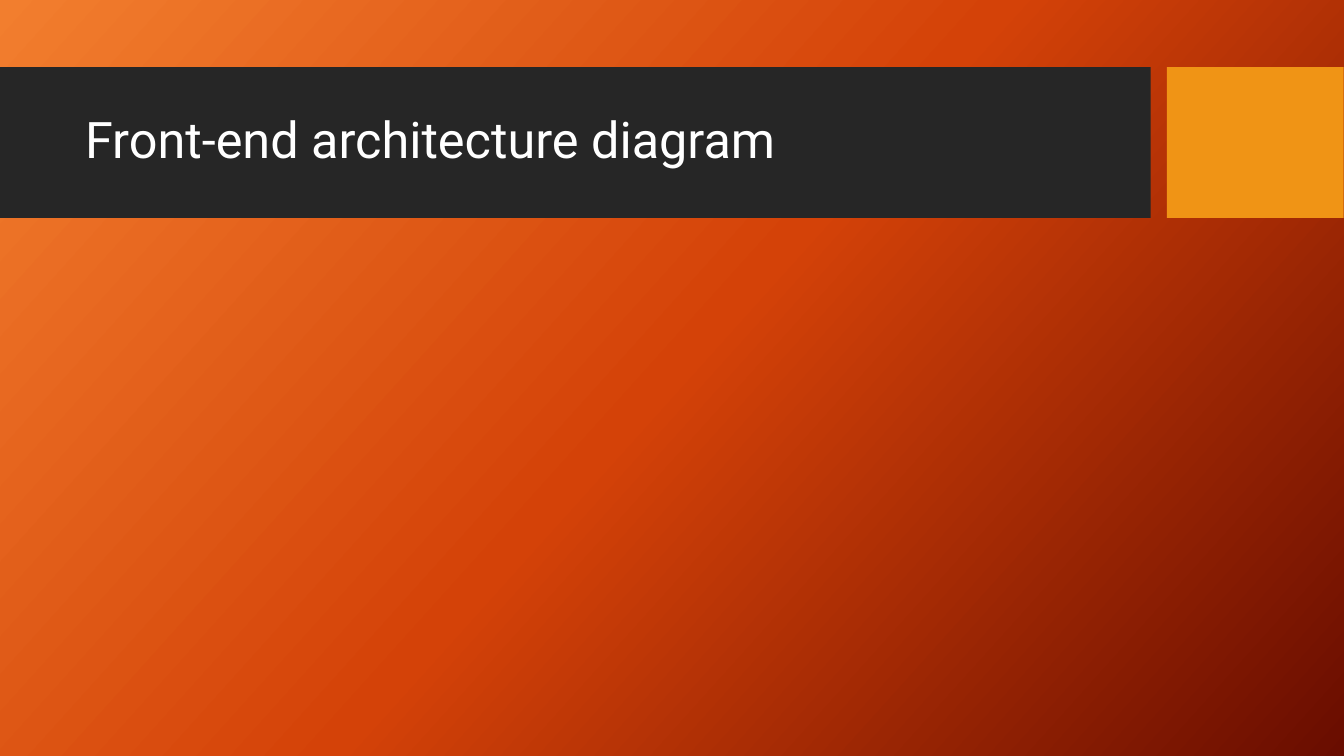
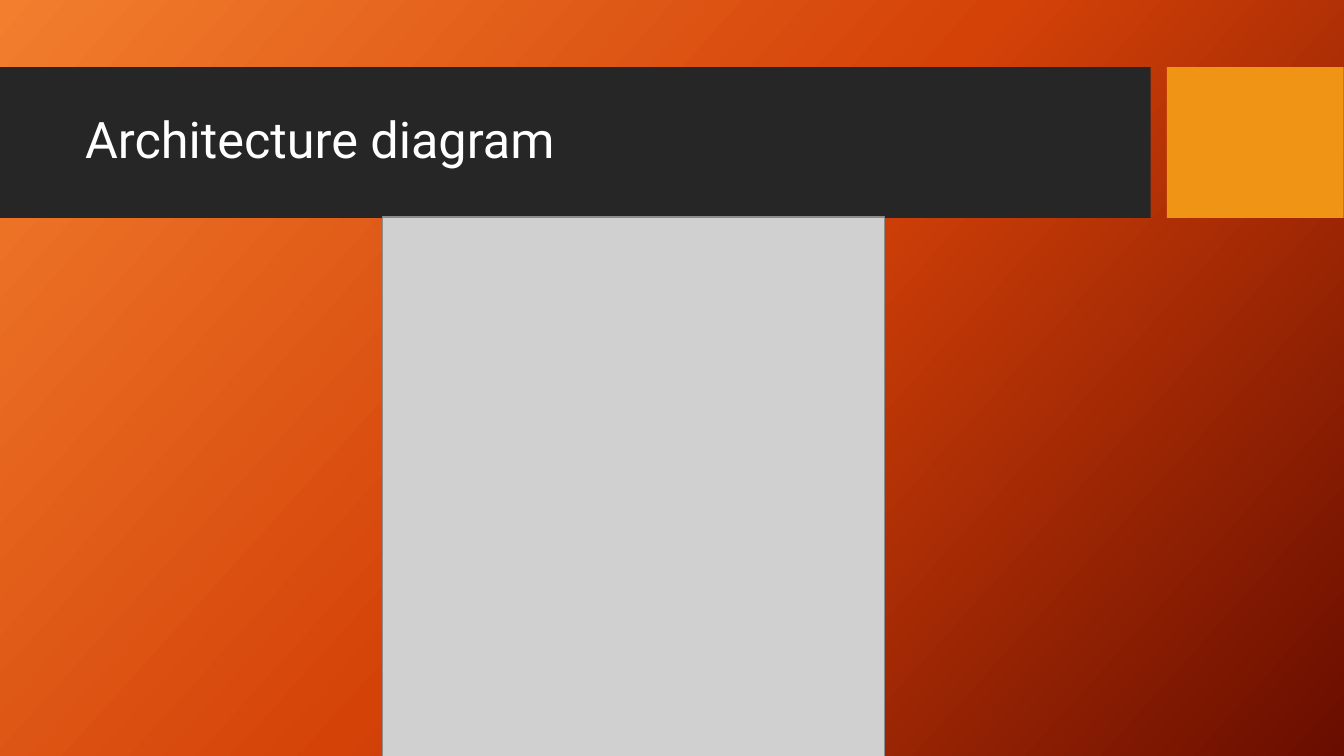
Before and after one commit to Dwaddle26/EncryptNotes, a slide deck: slide 6 of Phase 2 Documentation/Team_2_Presentation_2.pptx. Drawn at 1344x756 pixels with LibreOffice and Linux fonts; fonts in the diff are those of the drawing; grey boxes stand for pictures; background and template pictures are left out. Boxes give left, top, right and bottom in pixels: in the first picture for what was removed or moved away, otherwise in the second. Text is boxed around its words. In the diff, an @@ line names an element or a change of style, - is before the commit and + after.

```diff
--- a/Phase 2 Documentation/Team_2_Presentation_2.pptx
+++ b/Phase 2 Documentation/Team_2_Presentation_2.pptx
@@ title at bbox=[85, 120, 554, 169]: text changed @@
-Front-end architecture diagram
+Architecture diagram
@@ picture added at bbox=[383, 217, 885, 756] @@
```
